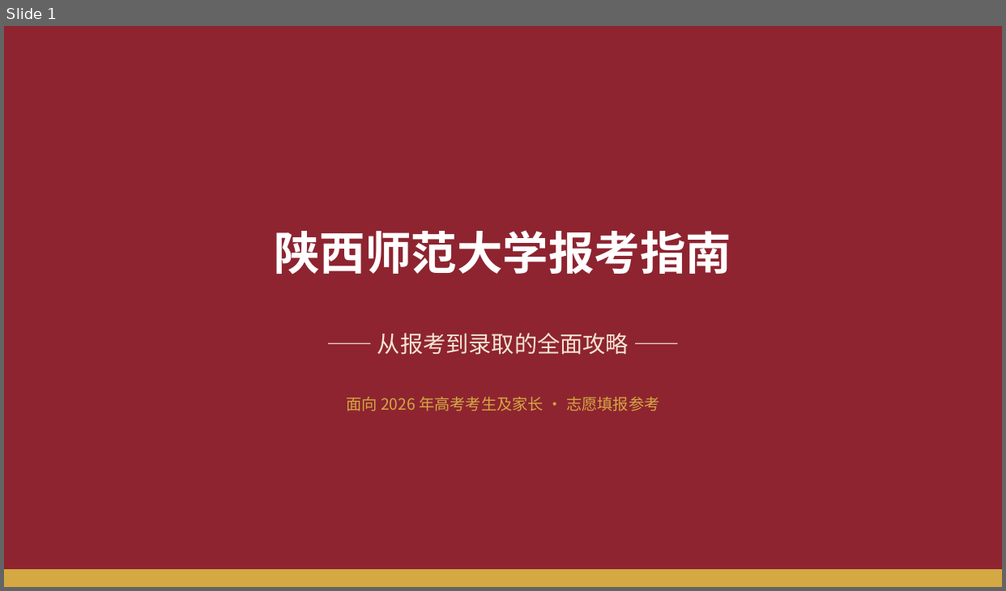
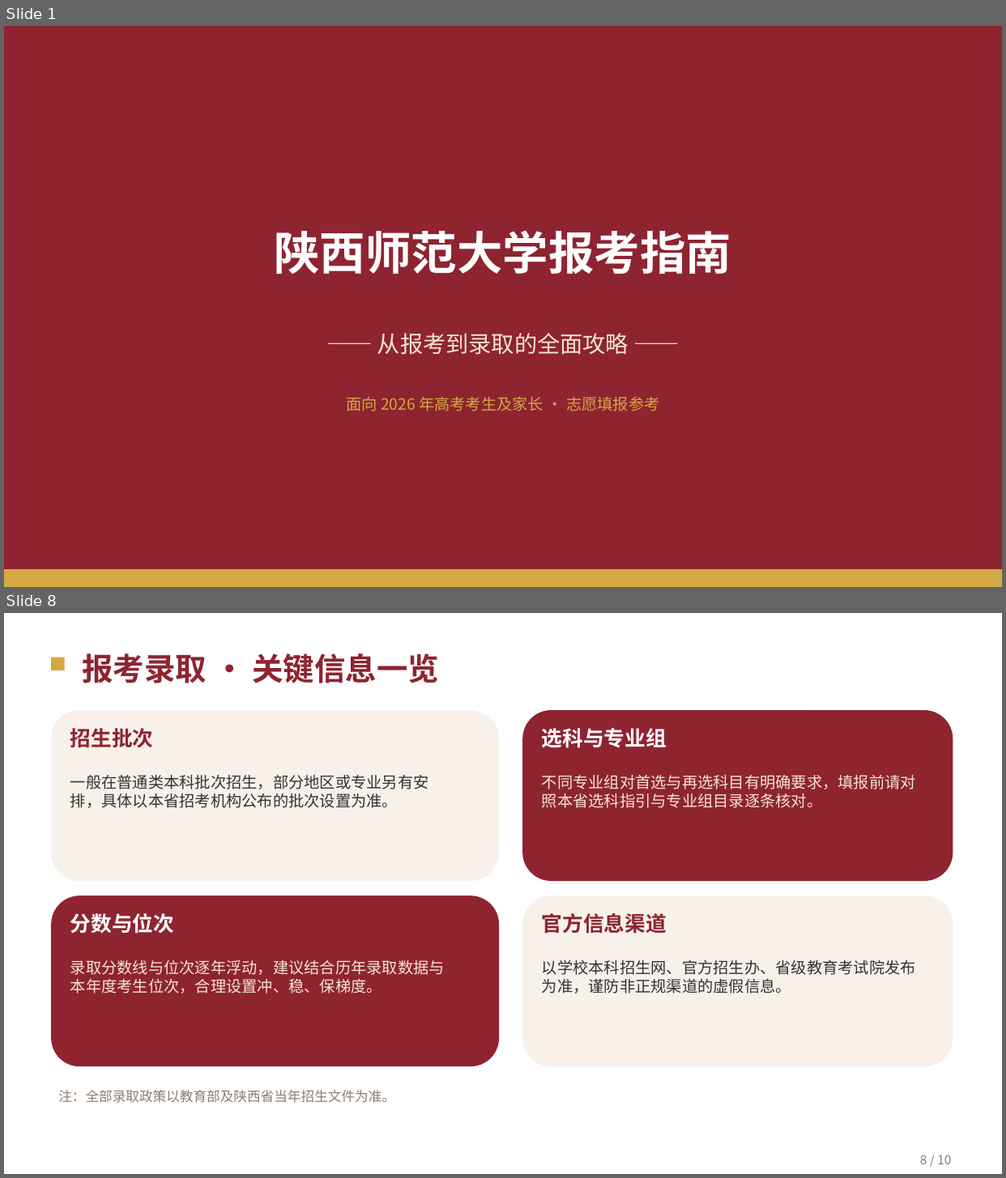
Before and after one commit to huanglihui123456789-web/prompt-hub-site, a slide deck: 陕师大报考介绍.pptx. Shown one above the other, each under a label of ours: slide 1 before the commit, slides 1 and 8 after it; the slides between them are not shown. The pictures are 1006x591 and 1006x1178 pixels, drawn with LibreOffice and Linux fonts; fonts in the diff are those of the drawing. Boxes give left, top, right and bottom in pixels: in the first picture for what was removed or moved away, otherwise in the second. Text is boxed around its words. In the diff, an @@ line names an element or a change of style, - is before the commit and + after.

```diff
--- a/陕师大报考介绍.pptx
+++ b/陕师大报考介绍.pptx
@@ slide 8 added at bbox=[4, 613, 1002, 1174], background #FFFFFF @@
@@ rectangle added at bbox=[51, 658, 65, 671], fill #D4A843 @@
@@ text added at bbox=[82, 653, 439, 683], 30 pt, text #8E2430, bold @@
+报考录取 · 关键信息一览
@@ rounded rectangle added at bbox=[51, 710, 499, 881], fill #F7F1EA @@
@@ text added at bbox=[70, 728, 154, 748], 20 pt, text #8E2430, bold @@
+招生批次
@@ rounded rectangle added at bbox=[522, 710, 953, 881], fill #8E2430 @@
@@ text added at bbox=[542, 728, 667, 748], 20 pt, text #FFFFFF, bold @@
+选科与专业组
@@ text added at bbox=[70, 775, 429, 808], 15 pt, text #333333 @@
+一般在普通类本科批次招生，部分地区或专业另有安排，具体以本省招考机构公布的批次设置为准。
@@ text added at bbox=[542, 775, 916, 808], 15 pt, text #F4E5D2 @@
+不同专业组对首选与再选科目有明确要求，填报前请对照本省选科指引与专业组目录逐条核对。
@@ rounded rectangle added at bbox=[51, 896, 499, 1067], fill #8E2430 @@
@@ rounded rectangle added at bbox=[522, 896, 953, 1067], fill #F7F1EA @@
@@ text added at bbox=[70, 914, 174, 934], 20 pt, text #FFFFFF, bold @@
+分数与位次
@@ text added at bbox=[542, 914, 667, 934], 20 pt, text #8E2430, bold @@
+官方信息渠道
@@ text added at bbox=[70, 960, 445, 994], 15 pt, text #F4E5D2 @@
+录取分数线与位次逐年浮动，建议结合历年录取数据与本年度考生位次，合理设置冲、稳、保梯度。
@@ text added at bbox=[542, 960, 916, 994], 15 pt, text #333333 @@
+以学校本科招生网、官方招生办、省级教育考试院发布为准，谨防非正规渠道的虚假信息。
@@ text added at bbox=[58, 1090, 395, 1103], 13 pt, text #8E7C6E @@
+注：全部录取政策以教育部及陕西省当年招生文件为准。
@@ text added at bbox=[920, 1155, 951, 1165], 12 pt, text #8E7C6E @@
+8 / 10
```
Also in this commit, not shown: 8 other slides added, 42 other files.
